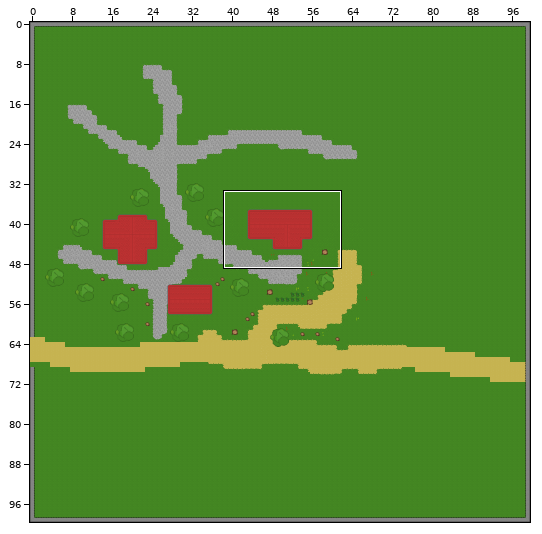
Tiled map -- assets/SaveFiles/Tilemaps/untitled.tmx. The picture above shows the old version from afar; the outline marks the close-up.
Close-up. Before the commit:
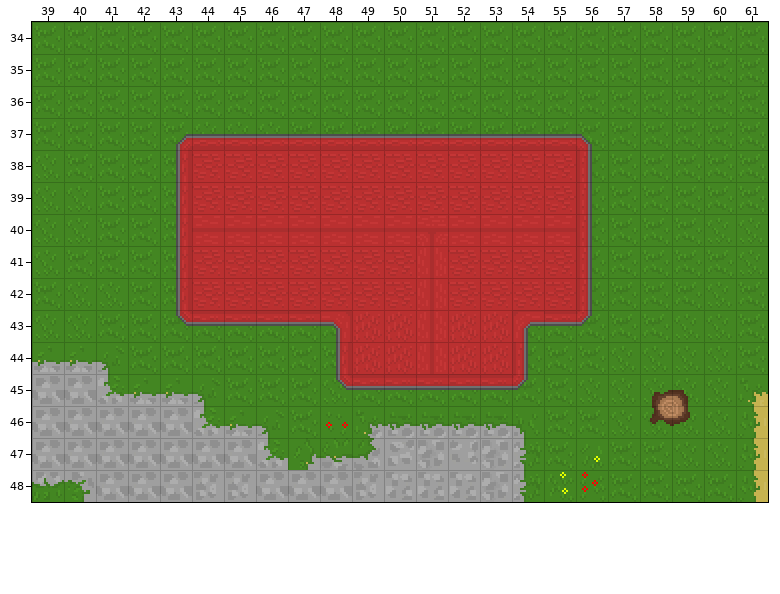
Cells are 16x16 px. Shown: x 39..61, y 34..48. The commit also changed other parts of the map, which this record leaves out.
New version:
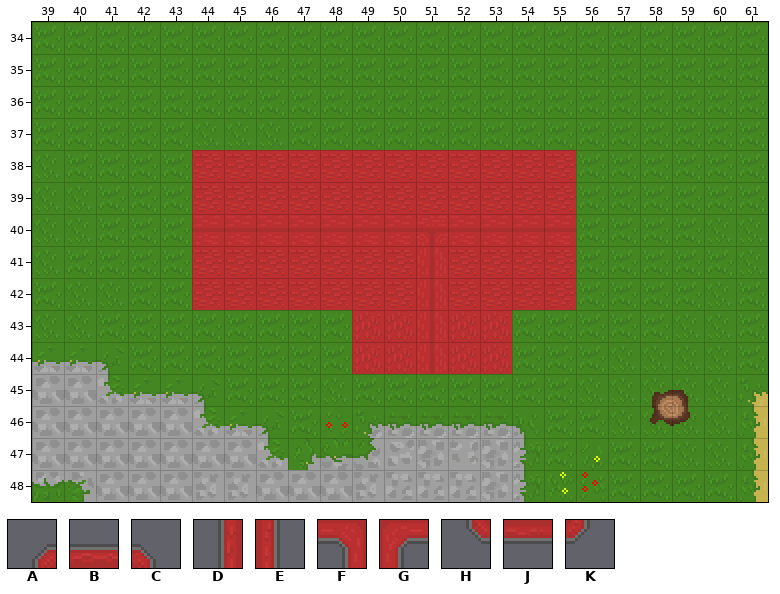
Key: from "tileset8-otherStuff": A 0, B 1, C 2, D 15, E 17, F 18, G 19, H 30, J 31, K 32.
_ is an empty cell.
Tiles replaced or removed in this view: A, B, C, D, E, F, G, H, J, K.
The edit:
Changed rows in their new state; . is an unchanged cell.
Layer "other2":
first column x 43:
37 ______________
38 _............_
39 _............_
40 _............_
41 _............_
42 _............_
43 ______.....___
44 ....._....._..
45 ....._______..
